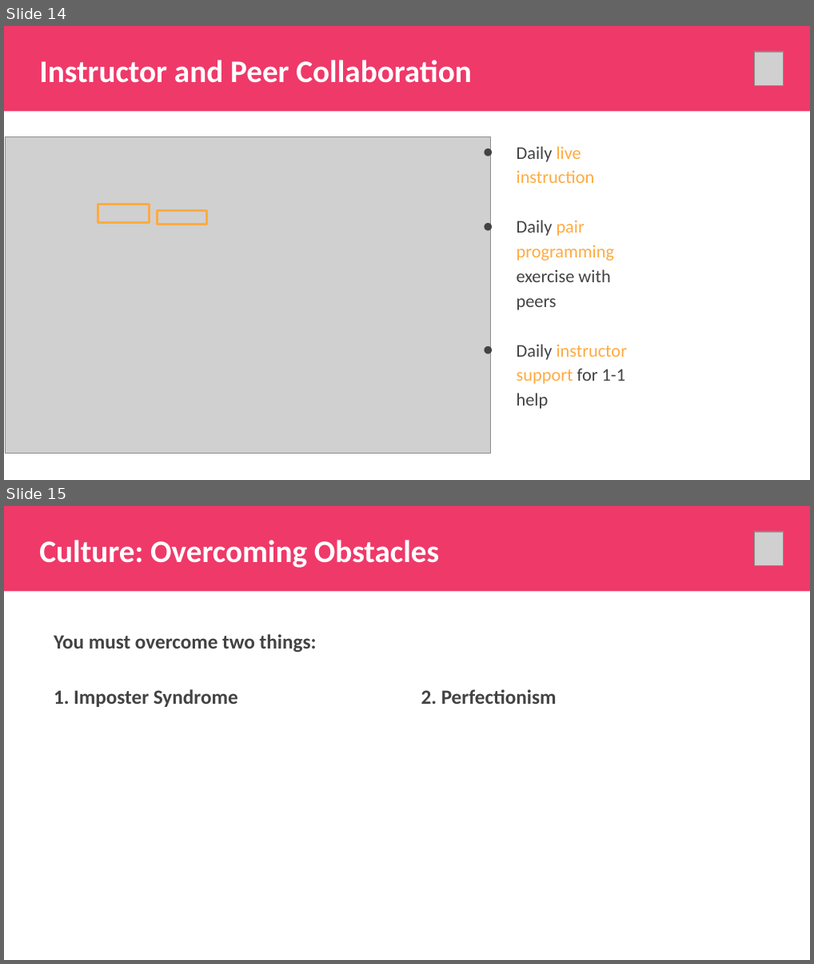
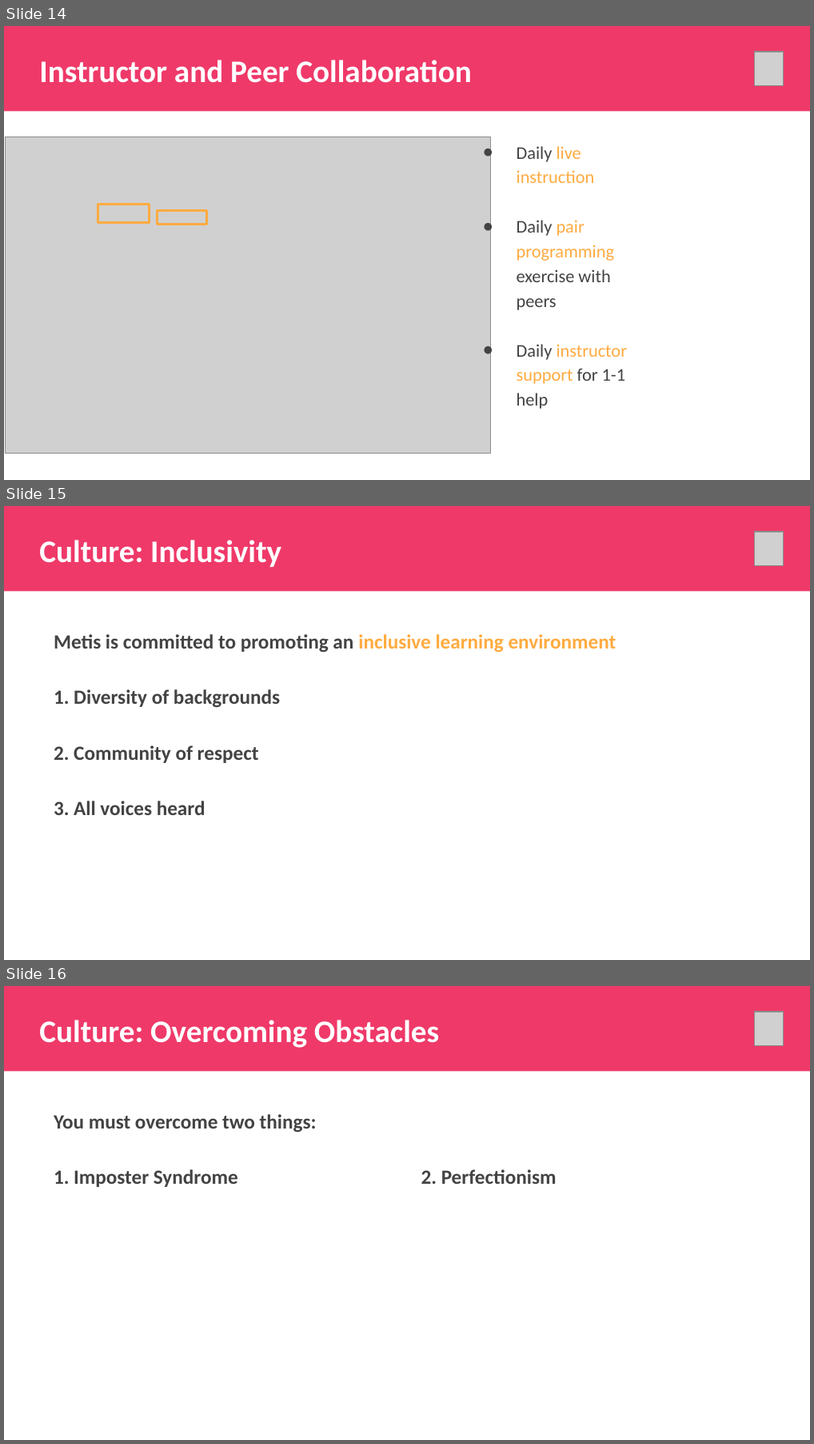
Before and after one commit to thisismetis/Metis_Fundamentals, a slide deck: metis_intro/Metis_Intro.pptx. Shown one above the other, each under a label of ours: slides 14 and 15 before the commit, slides 14, 15 and 16 after it. The pictures are 814x964 and 814x1444 pixels, drawn with LibreOffice and Linux fonts; fonts in the diff are those of the drawing; grey boxes stand for pictures. Boxes give left, top, right and bottom in pixels: in the first picture for what was removed or moved away, otherwise in the second. Text is boxed around its words. In the diff, an @@ line names an element or a change of style, - is before the commit and + after.

Commit message:
metis intro updates

```diff
--- a/metis_intro/Metis_Intro.pptx
+++ b/metis_intro/Metis_Intro.pptx
@@ slide 15 added at (4,506,810,960), background #FFFFFF @@
@@ rectangle added at (4,506,810,592), fill #EF3969 @@
@@ title added at (39,540,282,567), 28 pt, text #FFFFFF, bold @@
+Culture: Inclusivity
@@ picture added at (754,532,784,566) @@
@@ text added at (54,634,617,815), 18 pt, text #434343, bold @@
+Metis is committed to promoting an inclusive learning environment
+1. Diversity of backgrounds
+2. Community of respect
+3. All voices heard
@@ what was slide 15 is now slide 16 @@
```
Also in this commit, not shown: 1 other file.
